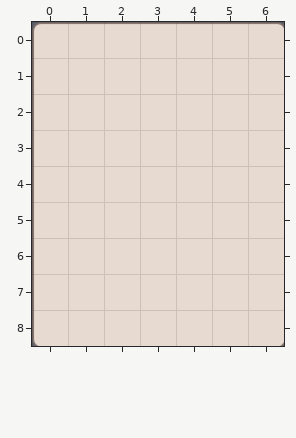
Tiled map, stored at HungryGame/proj.win32/map/43.tmx. Above, as it was before the edit.
Cells are 60x60 px. Shown: x 0..6, y 0..8.
The same view after the edit:
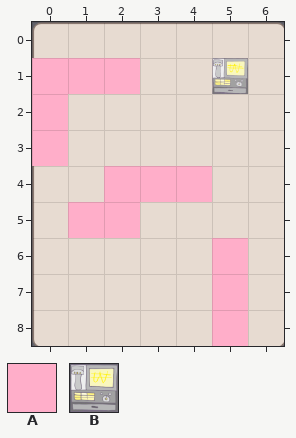
Key: from "metaset1": A 0; from "wall": B 0.
_ is an empty cell.
Diff:
Layer "wall":
y 1: x 5 _ -> B
Layer "Items":
y 1: x 0..2 ___ -> AAA
y 2..3: x 0 _ -> A
y 4: x 2..4 ___ -> AAA
y 5: x 1..2 __ -> AA
y 6..8: x 5 _ -> A
Where, in picture pixels (left, top, right, bottom), the same in both pictures:
added: (32, 58, 140, 166)
added: (212, 58, 248, 94)
added: (68, 166, 212, 238)
added: (212, 238, 248, 346)
